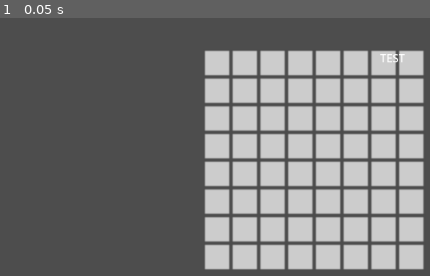
Above: before the commit, frame 1.
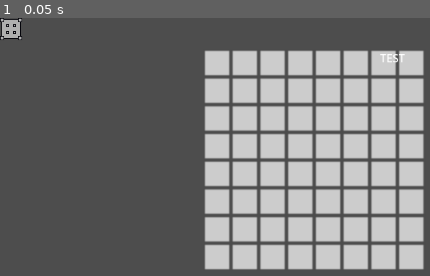
Above: after the commit, the same moment.

Repository: Unnamed1334/LudumDare54
Game: Godot game, scene res://Assets/Level/test_level.tscn
Same seed, same stepped clock (60 frames per second), same inputs: the game is played once before the commit and once after it.
Inputs:
- Up to frame 1 (0.05 s): no input

The runs differ from the first frame. In frame 1, 0.4% of the frame differs, in the area x 0-6%, y 0-9%.
Error before the commit: Cannot call method 'instantiate' on a null value. (res://Assets/Level/GameBoard.gd:21)
Error after the commit: Parse Error: Expected ":" after "else". (res://Assets/Pieces/Piece.gd:28)

Commit message:
created a piece scene and allowed pieces to change texture to what they are

Diff:
--- a/Assets/Level/test_level.tscn
+++ b/Assets/Level/test_level.tscn
@@ -1,10 +1,11 @@
-[gd_scene load_steps=6 format=3 uid="uid://bh4c122ljchcp"]
+[gd_scene load_steps=7 format=3 uid="uid://bh4c122ljchcp"]
 
 [ext_resource type="Script" path="res://Assets/Level/GameBoard.gd" id="1_2dgjc"]
 [ext_resource type="PackedScene" uid="uid://ccgpvhp87ulsf" path="res://Assets/Tiles/blank_tile.tscn" id="2_uhlrx"]
 [ext_resource type="PackedScene" uid="uid://iendn7axjsil" path="res://Assets/Tiles/wall_tile.tscn" id="3_c3fet"]
 [ext_resource type="PackedScene" uid="uid://c587mbierxcbj" path="res://Assets/Tiles/pit_tile.tscn" id="4_sjx0j"]
 [ext_resource type="PackedScene" uid="uid://b6tlwj8m5x77t" path="res://Assets/Tiles/ice_tile.tscn" id="5_j4p3i"]
+[ext_resource type="PackedScene" uid="uid://doam5jtndxby5" path="res://Assets/Pieces/piece.tscn" id="6_ce2dj"]
 
 [node name="TestLevel" type="Control"]
 layout_mode = 3
@@ -24,6 +25,7 @@
 wall_tile = ExtResource("3_c3fet")
 pit_tile = ExtResource("4_sjx0j")
 ice_tile = ExtResource("5_j4p3i")
+test_pawn = ExtResource("6_ce2dj")
 
 [node name="RichTextLabel" type="RichTextLabel" parent="."]
 layout_mode = 0
--- a/Assets/Pieces/Piece.gd
+++ b/Assets/Pieces/Piece.gd
@@ -1,6 +1,8 @@
 extends Control
 
 var slected : bool
+var type : String	#possible values: "Pawn","Rook","Bishop","Knight","Queen","King","Wall","Pit","Ice"
+var playerSide : int#1 -> white, -1 -> black, 0 -> neutral/terrain
 
 var pos : Vector2i
 
@@ -8,11 +10,26 @@
 
 # Called when the node enters the scene tree for the first time.
 func _ready():
+	# change active sprite based on piece value
+	if type not in ["Pawn","Rook","Bishop","Knight","Queen","King"]:
+		playerSide = 0
 	pass # Replace with function body.
 
 
 # Called every frame. 'delta' is the elapsed time since the previous frame.
 func _process(delta):
+	if type in ["Pawn","Rook","Bishop","Knight","Queen","King"]:
+		var path = "res://Assets/Pieces/Chess"
+		if playerSide < 0:
+			path += "B"
+		path += type;
+		path += ".png"
+		$Sprite.texture = path;
+	else
+		var path = "res://Assets/tiles/Chess"
+		path += type;
+		path += ".png"
+		$Sprite.texture = path;
 	pass
 
 
--- /dev/null
+++ b/Assets/Pieces/piece.tscn
@@ -0,0 +1,19 @@
+[gd_scene load_steps=3 format=3 uid="uid://doam5jtndxby5"]
+
+[ext_resource type="Script" path="res://Assets/Pieces/Piece.gd" id="1_ig1e1"]
+[ext_resource type="Texture2D" uid="uid://bfp0o1x6myrjg" path="res://Assets/Tiles/ChessWall Tile.png" id="2_2r6nw"]
+
+[node name="Piece" type="Control"]
+layout_mode = 3
+anchors_preset = 15
+anchor_right = 1.0
+anchor_bottom = 1.0
+grow_horizontal = 2
+grow_vertical = 2
+script = ExtResource("1_ig1e1")
+
+[node name="texture" type="TextureRect" parent="."]
+layout_mode = 0
+offset_right = 32.0
+offset_bottom = 32.0
+texture = ExtResource("2_2r6nw")
